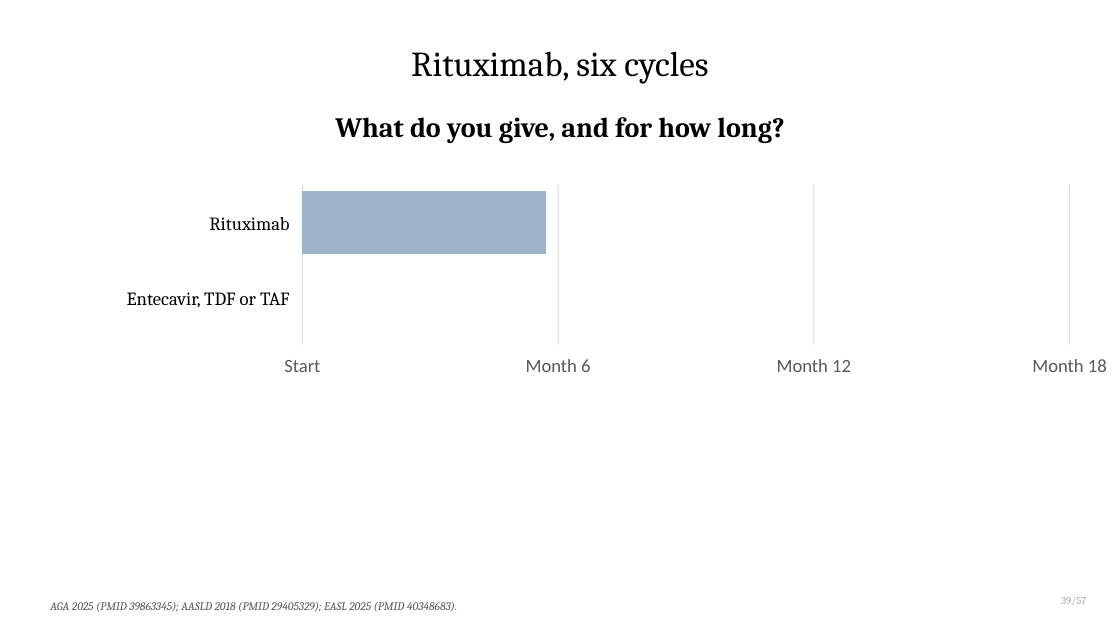
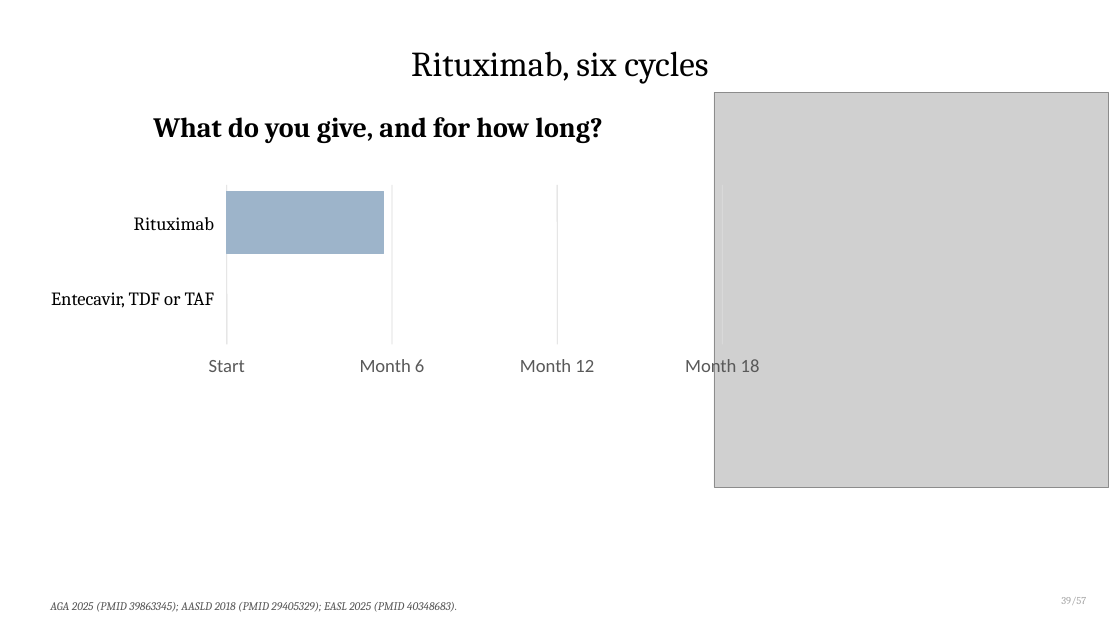
Before and after one commit to qaddodi/mohammad-almeqdadi-lectures, a slide deck: slide 58 of lectures/chronic-hepatitis-b/Chronic Hepatitis B.pptx. Drawn at 1120x630 pixels with LibreOffice and Linux fonts; fonts in the diff are those of the drawing; grey boxes stand for pictures. Boxes give left, top, right and bottom in pixels: in the first picture for what was removed or moved away, otherwise in the second. Text is boxed around its words. In the diff, an @@ line names an element or a change of style, - is before the commit and + after.

```diff
--- a/lectures/chronic-hepatitis-b/Chronic Hepatitis B.pptx
+++ b/lectures/chronic-hepatitis-b/Chronic Hepatitis B.pptx
@@ text "What do you give, and ..." moved from (x1=335, y1=117, x2=784, y2=143) to (x1=153, y1=117, x2=602, y2=143) @@
@@ picture added at (x1=714, y1=92, x2=1109, y2=487) @@
@@ text "Rituximab" moved from (x1=209, y1=217, x2=289, y2=231) to (x1=134, y1=217, x2=214, y2=230) @@
@@ line moved from (302, 185) - (302, 344) to (227, 185) - (227, 344) @@
@@ rectangle resized from (x1=302, y1=192, x2=545, y2=254) to (x1=227, y1=192, x2=384, y2=254) @@
@@ line moved from (1070, 185) - (1070, 344) to (392, 185) - (392, 344) @@
@@ line moved from (814, 185) - (814, 344) to (723, 185) - (723, 344) @@
@@ text "Entecavir, TDF or TAF" moved from (x1=127, y1=292, x2=290, y2=307) to (x1=51, y1=292, x2=215, y2=308) @@
@@ text "Start" moved from (x1=284, y1=360, x2=320, y2=372) to (x1=209, y1=360, x2=245, y2=372) @@
@@ text "Month 6" moved from (x1=526, y1=359, x2=590, y2=372) to (x1=360, y1=359, x2=424, y2=372) @@
@@ text "Month 12" moved from (x1=777, y1=359, x2=851, y2=372) to (x1=520, y1=359, x2=594, y2=372) @@
@@ text "Month 18" rewrapped from (x1=1032, y1=359, x2=1107, y2=372) to (x1=685, y1=357, x2=760, y2=378) @@
```
Also in this commit, not shown: 12 other slides changed, 12 other files.
